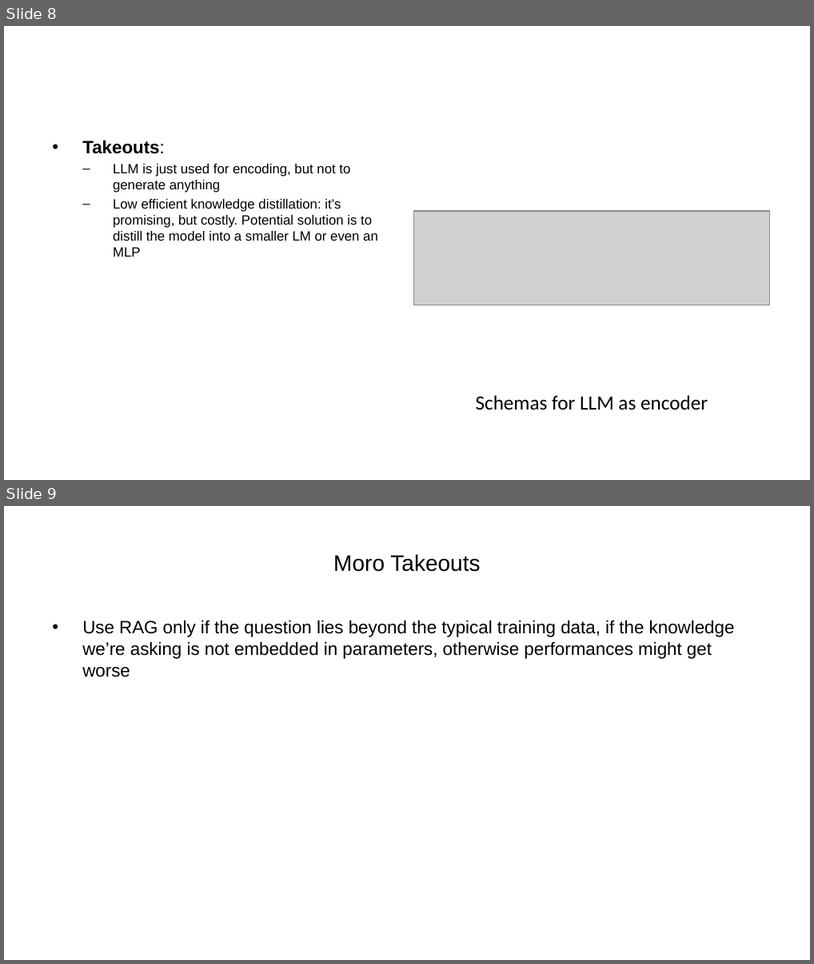
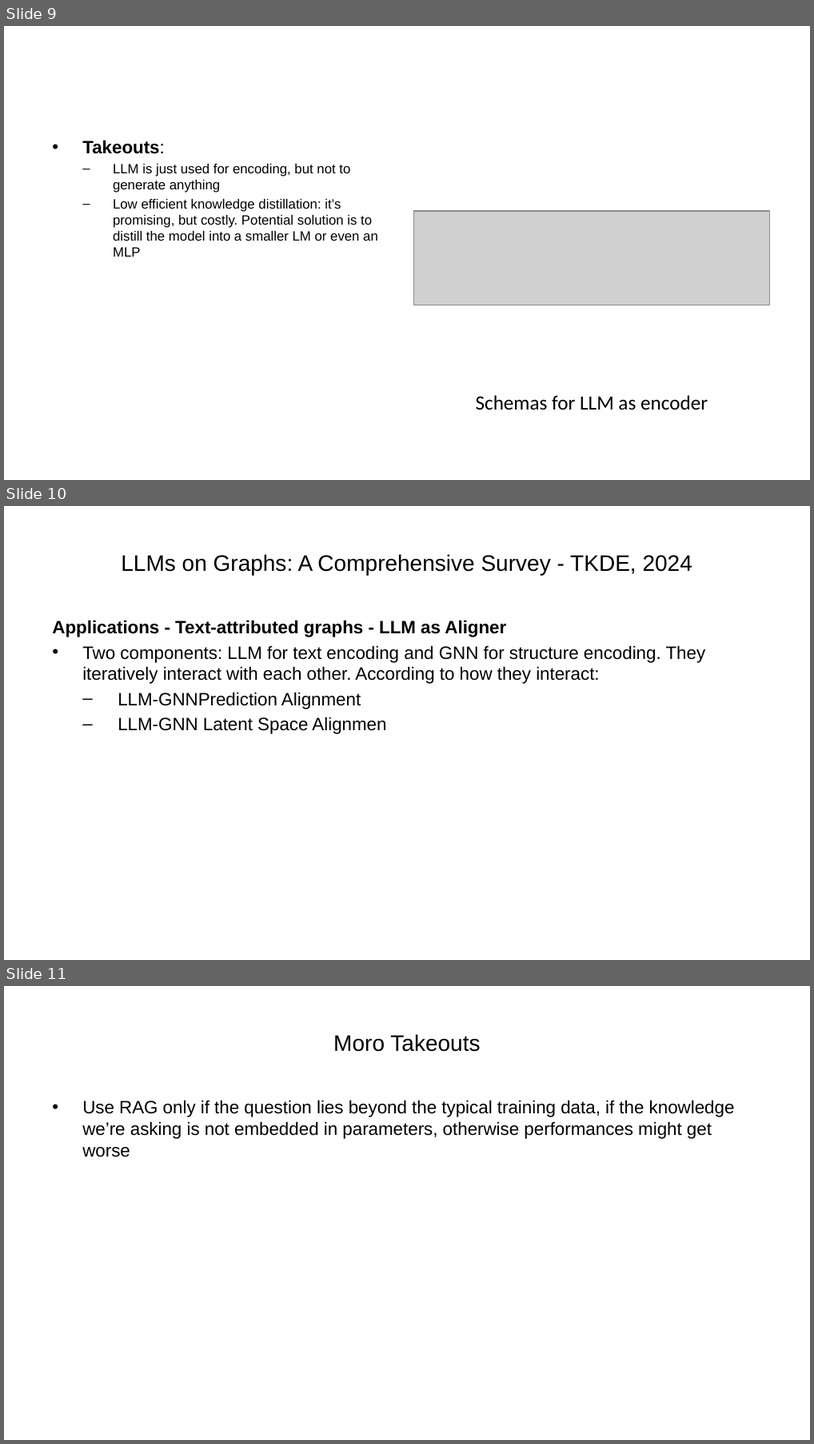
Before and after one commit to ManuelePasini/slides-markdown, a slide deck: graph_llm.pptx. Shown one above the other, each under a label of ours: slides 8 and 9 before the commit, slides 9, 10 and 11 after it. The pictures are 814x964 and 814x1444 pixels, drawn with LibreOffice and Linux fonts; fonts in the diff are those of the drawing; grey boxes stand for pictures. Boxes give left, top, right and bottom in pixels: in the first picture for what was removed or moved away, otherwise in the second. Text is boxed around its words. In the diff, an @@ line names an element or a change of style, - is before the commit and + after.

```diff
--- a/graph_llm.pptx
+++ b/graph_llm.pptx
@@ slide 10 added at <box>4,506,810,960</box>, background #FFFFFF @@
@@ title added at <box>121,554,693,575</box>, 20 pt, text #000000 @@
+LLMs on Graphs: A Comprehensive Survey - TKDE, 2024
@@ text added at <box>52,620,706,734</box>, 16 pt, text #000000 @@
+Applications - Text-attributed graphs - LLM as Aligner
+• Two components: LLM for text encoding and GNN for structure encoding. They iteratively interact with each other. According to how they interact:
+  – LLM-GNNPrediction Alignment
+  – LLM-GNN Latent Space Alignmen
@@ what was slide 8 is now slide 9 @@
@@ what was slide 9 is now slide 11 @@
```
Also in this commit, not shown: 1 slide changed, 1 other slide added, 5 other files.
